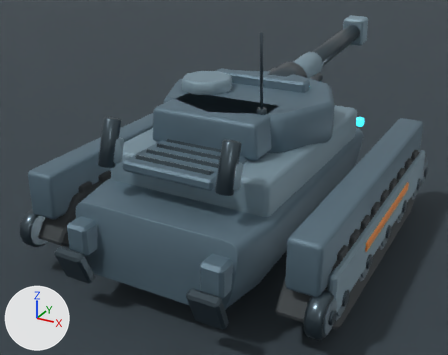
Renders of the Blender file content/source-art/colossus-siege.blend from each side of a commit.
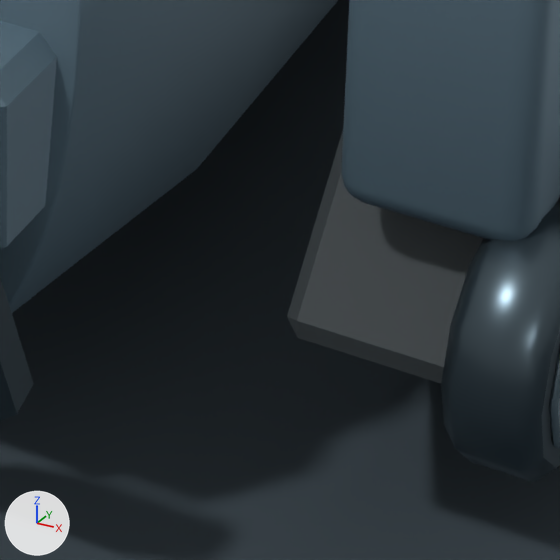
The first picture shows the older version from a 50 mm lens placed at (2.23, -4.47, 2.73), pointed at (-0.33, 0.19, 0.4). The close-ups show the older and then the newer version on the part from 50% to 73% of the width and 71% to 100% of the height of that picture. Only the edits that show in the close-ups are written down. Lighting does not change. The marker at lower left points along +X, +Y and +Z.

Objects in the first close-up: 'ColossusArmor_Hull', 'ColossusArmor_RecoilSpadeBlade_R', 'ColossusArmor_RecoilSpadeMount_R', 'ColossusArmor_Sponson_R', 'ColossusTreads_Belt_R', 'ColossusWheel_DriveSprocket_R_Rim', 'PreviewFloor' and 1 more.
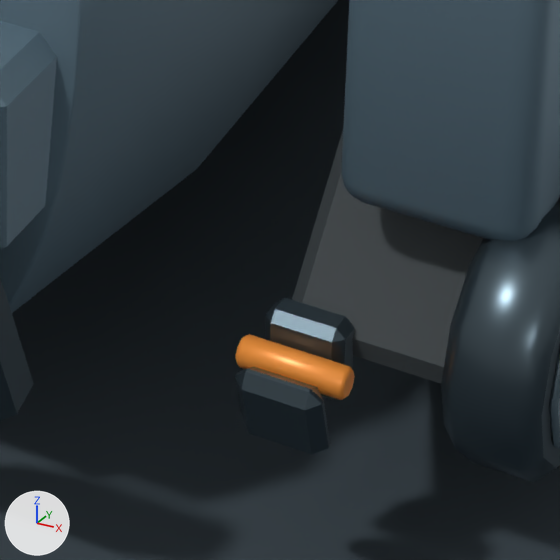
The change in detail:
Mesh me_cube_050 is new.
It has 24 vertices, 26 faces and spans x -0.0552..0.0552, y -0.0296..0.0296, z -0.055..0.055.
It uses material mat_colossusgunmetal (greyish blue #4b5961).
Mesh me_cylinder_059 is new.
It has 48 vertices, 50 faces and spans x -0.069..0.069, y -0.0197..0.0197, z -0.0197..0.0197.
It uses material mat_colossussignalamber (orange #f9993f).
Mesh me_cube_049 is new.
It has 24 vertices, 26 faces and spans x -0.051..0.051, y -0.025..0.025, z -0.051..0.051.
It uses material mat_colossusgunmetal (greyish blue #4b5961).
Object 'ColossusArmor_RearShackle_ShackleLoop_2' (ob_colossusarmor_rearshackle_shackleloop_2) is new; it shows me_cube_050.
Its location is (0.95, -1.462, 0.258).
Object 'ColossusArmor_RearShackle_ShacklePin_2' (ob_colossusarmor_rearshackle_shacklepin_2) is new; it shows me_cylinder_059.
Its location is (0.95, -1.432, 0.3).
Object 'ColossusArmor_RearShackle_ShackleBracket_2' (ob_colossusarmor_rearshackle_shacklebracket_2) is new; it shows me_cube_049.
Its location is (0.95, -1.392, 0.3).

Boxes [x1, y1, x2, y2] around the edits, measured in the close-ups (560 x 560 px):
'ColossusArmor_RearShackle_ShackleLoop_2', added: after [235, 367, 330, 454]
'ColossusArmor_RearShackle_ShackleBracket_2', added: after [265, 297, 354, 400]
'ColossusArmor_RearShackle_ShacklePin_2', added (orange): after [235, 334, 355, 400]
